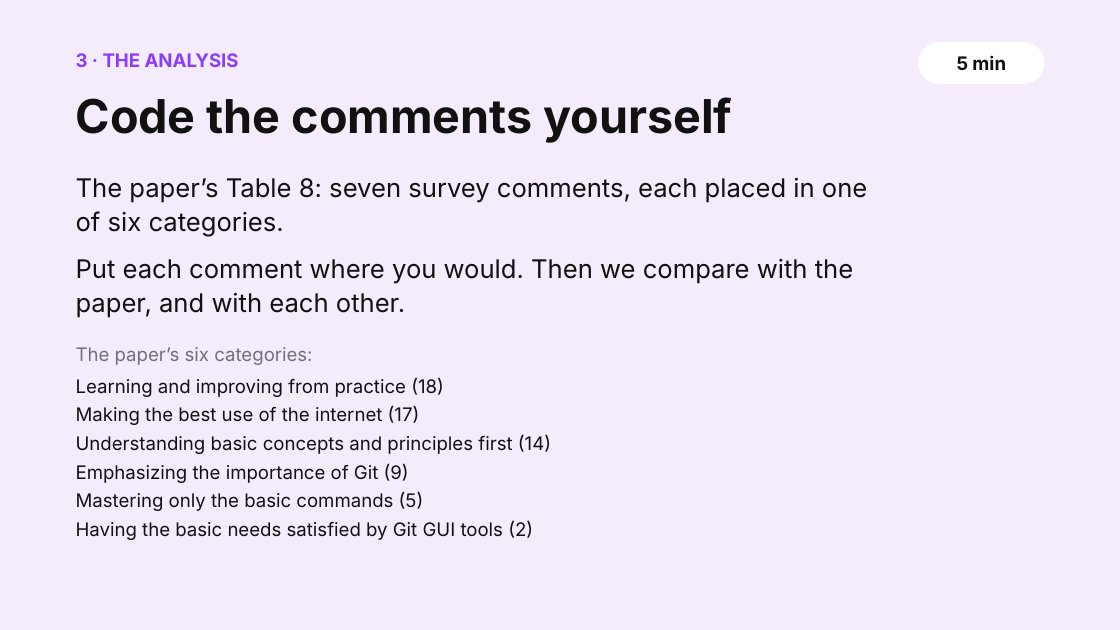
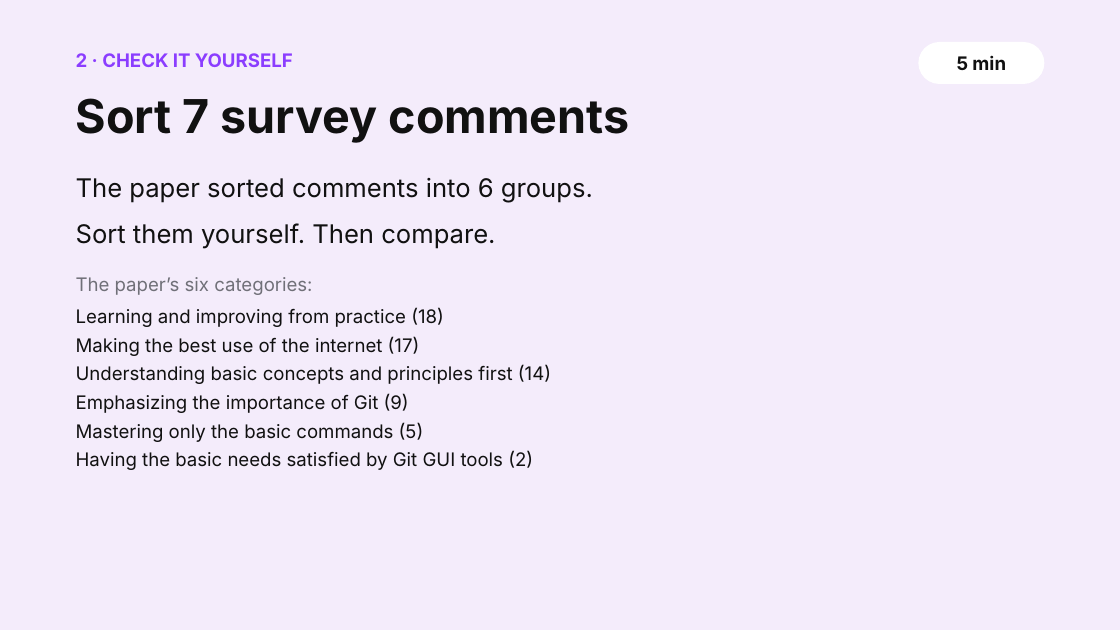
Before and after one commit to shubham3-ucb/cs294-pl, a slide deck: slide 13 of slides/thursday_app.pptx (slide 12 before the commit). Drawn at 1120x630 pixels with LibreOffice and Linux fonts; fonts in the diff are those of the drawing. Boxes give left, top, right and bottom in pixels: in the first picture for what was removed or moved away, otherwise in the second. Text is boxed around its words. In the diff, an @@ line names an element or a change of style, - is before the commit and + after.

```diff
--- a/slides/thursday_app.pptx
+++ b/slides/thursday_app.pptx
@@ text at [76, 53, 293, 67]: text changed @@
-3 · THE ANALYSIS
+2 · CHECK IT YOURSELF
@@ text at [76, 98, 630, 143]: text changed @@
-Code the comments yourself
+Sort 7 survey comments
@@ text at [76, 178, 593, 249]: text changed @@
-The paper’s Table 8: seven survey comments, each placed in one of six categories.
-Put each comment where you would. Then we compare with the paper, and with each other.
+The paper sorted comments into 6 groups.
+Sort them yourself. Then compare.
@@ text "The paper’s six categories:": place and size @@
-text "The paper’s six categories:" at [76, 347, 312, 365]
+text "The paper’s six categories:" at [76, 277, 312, 295]
@@ text "Learning and improving from practice ...": place and size @@
-text "Learning and improving from practice ..." at [76, 377, 551, 540]
+text "Learning and improving from practice ..." at [76, 308, 551, 470]
```
Also in this commit, not shown: 15 other slides changed, 5 slides added, 5 slides removed, 15 other files.
